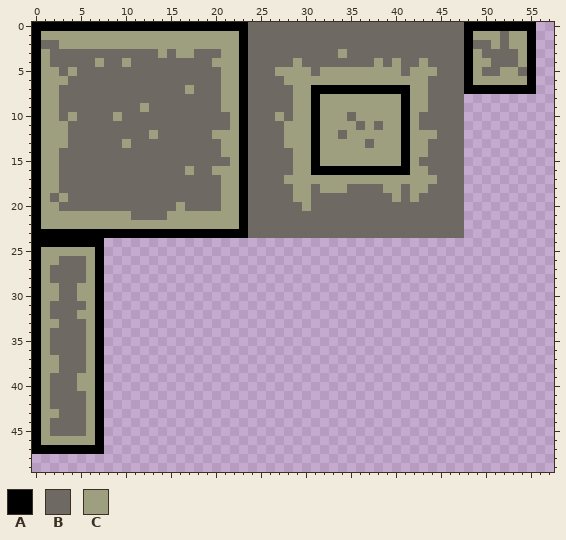
Pixel-art sprite -- Assets/Art/Environment/Tiles_Template.png. This is how it looked before the edit.
The file is 64x64 pixels. Shown: x 0..57, y 0..49.
Palette (. is transparent): A #000000  B #6e6962  C #9d9f7f
Pixels before (only the part around the change), first column x 0:
 0 AAAAAAAAAAAAAAAAAAAAAAAABBBBBBBBBBBBBBBBBBBBBBBBAAAAAAAA..
 1 ACCCCCCCCCCCCCCCCCCCCCCABBBBBBBBBBBBBBBBBBBBBBBBACCCBCCA..
 2 ABBCCCCCCCCCCCCCCCCCCCCABBBBBBBBBBBBBBBBBBBBBBBBABBCBCCA..
 3 ACBBBBBBBBBBBBCBCCBBBCCABBBBBBBBBBCBBBBBBBBBBBBBACBBBBCA..
 4 ACBBBBBCBBCBBBBBBBBBCCCABBBBBCBBBBBBBBCBCBBCBBBBACCBBBCA..
 5 ACCBCBBBBBBBBBBBBBBBBCCABBBCCCCBCCCCCCCCCBCCCBBBACBBCCBA..
 6 ACCCBBBBBBBBBBBBBBBBBCCABBBBCCCCCCCCCCCCCCCCBBBBACCCCCCA..
 7 ACCBBBBBBBBBBBBBBCBBBCCABBBBBCCAAAAAAAAAAACCBBBBAAAAAAAA..
 8 ACCBBBBBBBBBBBBBBBBBBCCABBBBBCCACCCCCCCCCACCBBBB..........
 9 ACCBBBBBBBBBCBBBBBBBBCCABBBBBCCACCCCCCCCCACCBBBB..........
10 ACCBCBBBBCBBBBBBBBBBBBCABBBCBCCACCCBCCCCCACBBBBB..........
11 ACCCBBBBBBBBBBBBBBBBBBCABBBBCCCACCCCBCBCCACBBBBB..........
12 ACCCBBBBBBBBBCBBBBBBCCCABBBBCCCACCBCCCCCCACCCBBB..........
13 ACCCBBBBBBCBBBBBBBBBBCCABBBBCCCACCCCCBCCCACCBBBB..........
14 ACCBBBBBBBBBBBBBBBBBBCCABBBBBCCACCCCCCCCCACCBBBB..........
15 ACCBBBBBBBBBBBBBBBBBBBCABBBBBCCACCCCCCCCCACBBBBB..........
16 ACCBBBBBBBBBBBBBBCBBCCCABBBBBCCAAAAAAAAAAACCBBBB..........
17 ACCBBBBBBBBBBBBBBBBBBCCABBBBCCCCCCCCCCCCCCCCCBBB..........
18 ACCBBBBBBBBBBBBBBBBBBCCABBBBBCCBCCCBBBBCCBCCBBBB..........
19 ACBCBBBBBBBBBBBBBBBBBCCABBBBBCCBBBBBBBBBCBCBBBBB..........
20 ACCBBBBBBBBBBBBBCBBBBCCABBBBBBCBBBBBBBBBBBBBBBBB..........
21 ACCCCCCCCCCBBBBCCCCCCCCABBBBBBBBBBBBBBBBBBBBBBBB..........
22 ACCCCCCCCCCCCCCCCCCCCCCABBBBBBBBBBBBBBBBBBBBBBBB..........
23 AAAAAAAAAAAAAAAAAAAAAAAABBBBBBBBBBBBBBBBBBBBBBBB..........
24 AAAAAAAA..................................................
25 ACCCCCCA..................................................
26 ACCBBBCA..................................................
27 ACBBBBCA..................................................
28 ACBBBBCA..................................................
29 ACCBBCCA..................................................
30 ACCBBCCA..................................................
31 ACBBBBCA..................................................
32 ACBBBCCA..................................................
33 ACCBBBCA..................................................
34 ACBBBBCA..................................................
35 ACBBBBCA..................................................
36 ACBBBBCA..................................................
37 ACCBBBCA..................................................
38 ACCBBBCA..................................................
39 ACBBBCCA..................................................
40 ACBBBCCA..................................................
41 ACBBBBCA..................................................
42 ACBBBBCA..................................................
43 ACCBBBCA..................................................
44 ACBBBBCA..................................................
45 ACBBBBCA..................................................
46 ACCCCCCA..................................................
47 AAAAAAAA..................................................
48 ..........................................................
49 ..........................................................
After the commit:
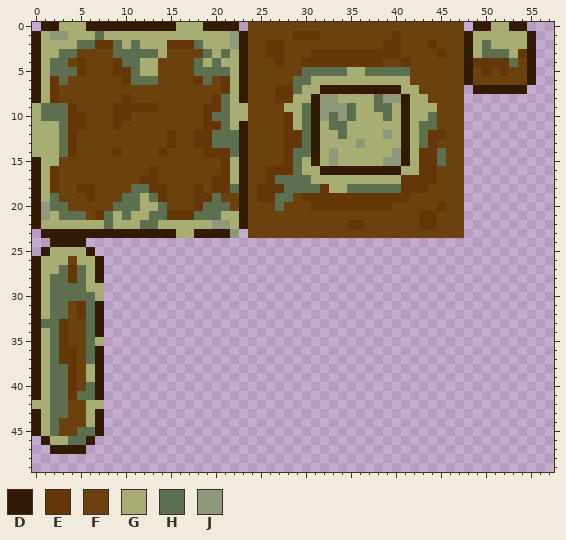
Colours new in this view: D #331a05  E #653607  F #6b420d  G #a8ad74  H #5c704f  J #8e997b
The exact change:
Changed rows in their new state; - is an unchanged pixel.
first column x 0:
 0 .DDGGGDDDDDDDDDDGGGDDDD.FFFFFFFFFFFFFFFFFFFFFFFF.DDGGDD.
 1 DGJJGGGHGGGGGGGGGGGGGGJDFFFFFEEEFFFFFFFFEFFFFFFFDGGGGGGD
 2 DGGGGHHEEHGHGGGEEEHGGGJDFFEEFFFFFFFFFFFEEFFFEFFFDGHGGGGD
 3 DGGHHFFFFHHHHHGFFFFHGHGDFFEEFFFEEEEEEEEEEFFFFEFFDGHHHGED
 4 DGHHFEFFFEHHGGFFFFHGHGGDFFFEFFEEEEEEEEEFFEFFFFFFDEEEEHFD
 5 DGHHHEFFFEEHGGFFFFHHHHGDFFFFFFHHHHHGGHHHHHFFFFFFDFEFEFFD
 6 DGEHFFFFFFEHHHFFFFEHFEGDFFFFFHHGGGGGGGGGGGFFFFFFDFFFFFFD
 7 DGEFFFFFFFFFFFFFFFFFFEGDFFFEEHGGDDDDDDDDDGGFFFFF.DDDDDD.
 8 DGEFFFFFFFEFFFFFFFFFEHGDFFFEEGGDJJGGGGHJJDGGFFFF--------
 9 GHHHEFFFFEEEEEFFFFFEEHGGFFFFGGHDJJJHGGHHGDGGGFFF--------
10 GHHHEEFFFEEFFFFFFFFEHHGGFFFFEGHDJHJHGGGHGDGGHFFF--------
11 GGGHEEFFFEFFFFFFFFFEEHGDFFFFEGHDGHHGGGGGGDGHHFFF--------
12 GGGHEFFFFFFFFFFEFFEEHHHDFFFFEEHDGGHGGGGJGDGHEEFF--------
13 GGGHEFFFFFFFFFFEFFEEHHHDFFFFEEHDGGGGJGGGGDGHEFFF--------
14 GGGHEFFFFEFFFFEFFFFEEEHDFFFFEHHDGJGGGGGGJDGEEHFF--------
15 DGGFFFFFFFFFFFFFFFFFFEGDFFFFEHGDGJGGGGGJJDGEEHFF--------
16 DGEFFFFFFFFFFEFFFFFFFEGDFFEEEHGGDDDDDDDDDGGEEFFF--------
17 DGEFFFFFFFFFEEFFFFFFEEGDFFEHHHHGGGGGGGGGGEEEEFFF--------
18 DGEFFEEFFFFHHEEFFFEFEEHDFEEEHHHHEGGHHHHHHEEEFFFF--------
19 DGHFFFEFFFHHGHEFFFEEHFFDFEEHHFEEEEEEEEEEEEFFFFFF--------
20 DJHHFFFFFHHHGGHFFFEHHHFDFFFHFFFEEEEEEEEEFFFFFEFF--------
21 DJGHHHFEHGHGGHHEEEHHHGGDFFFFFFFFFFFFFFFFFFFEEFFF--------
22 DGGGGGGGHGGGHHGGGGGGJJGDFFFFFFFFFFFEEFFFFFFEEFFF--------
23 .DDDDDDDDDDDDDDDGGDDDDJ.FFFFFFFFFFFFFFFFFFFFFFFF--------
24 ..DDDD..------------------------------------------------
25 .DGGGGD.------------------------------------------------
26 DGGGFGGD------------------------------------------------
27 DGGHEHGD------------------------------------------------
28 DGHHEHGD------------------------------------------------
29 DGHHHHGG------------------------------------------------
30 DGHHHHHG------------------------------------------------
31 DGHHFEHD------------------------------------------------
32 DGHHFEHD------------------------------------------------
33 DHHEFFHD------------------------------------------------
34 DGHEFFHD------------------------------------------------
35 DGHEFFHG------------------------------------------------
36 DGHEEFHD------------------------------------------------
37 DGHEEFHD------------------------------------------------
38 DGHHEFGD------------------------------------------------
39 DGHHEFGD------------------------------------------------
40 DGHHEFHD------------------------------------------------
41 DGHHEHHD------------------------------------------------
42 GGHHFFGG------------------------------------------------
43 DGHHFFGD------------------------------------------------
44 DGHFFFGD------------------------------------------------
45 DGHFFHHD------------------------------------------------
46 .DGGHHD.------------------------------------------------
47 ..DDDD..------------------------------------------------
Where, in picture pixels (left, top, right, bottom), the same in both pictures:
changed: (32, 22, 536, 454)
